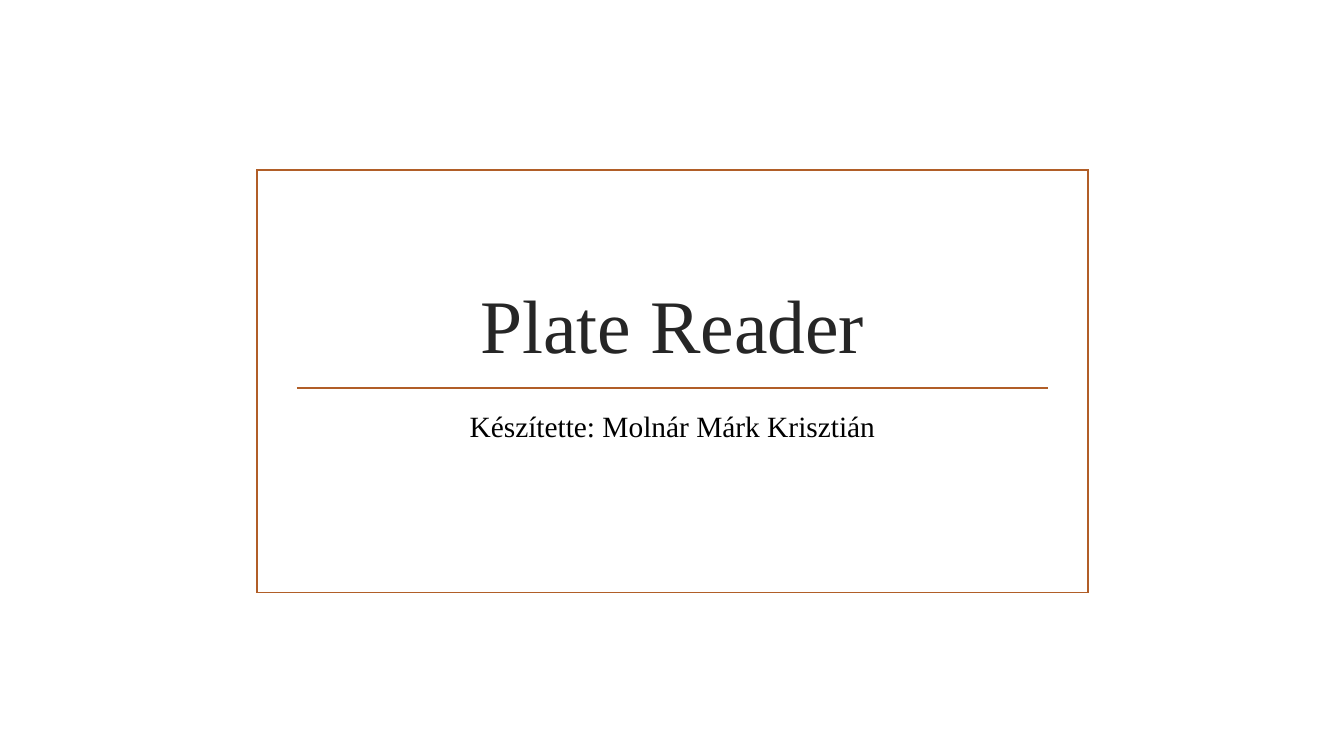
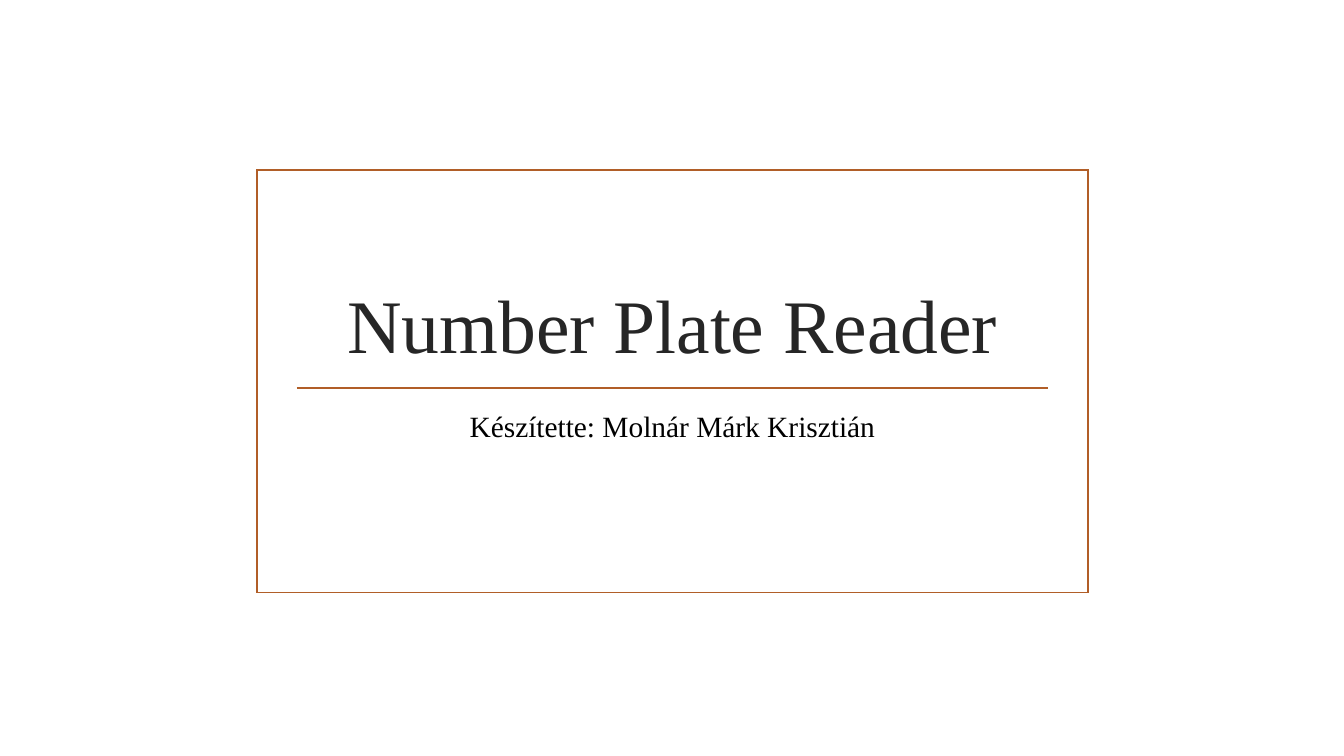
Before and after one commit to MolnarMark-HUN/Project, a slide deck: slide 4 of Projekt prezi.pptx. Drawn at 1344x756 pixels with LibreOffice and Linux fonts; fonts in the diff are those of the drawing; background and template pictures are left out. Boxes give left, top, right and bottom in pixels: in the first picture for what was removed or moved away, otherwise in the second. Text is boxed around its words. In the diff, an @@ line names an element or a change of style, - is before the commit and + after.

```diff
--- a/Projekt prezi.pptx
+++ b/Projekt prezi.pptx
@@ title at [347, 300, 997, 354]: text changed @@
-Plate Reader
+Number Plate Reader
```
Also in this commit, not shown: 6 other slides changed, 9 slides added.
